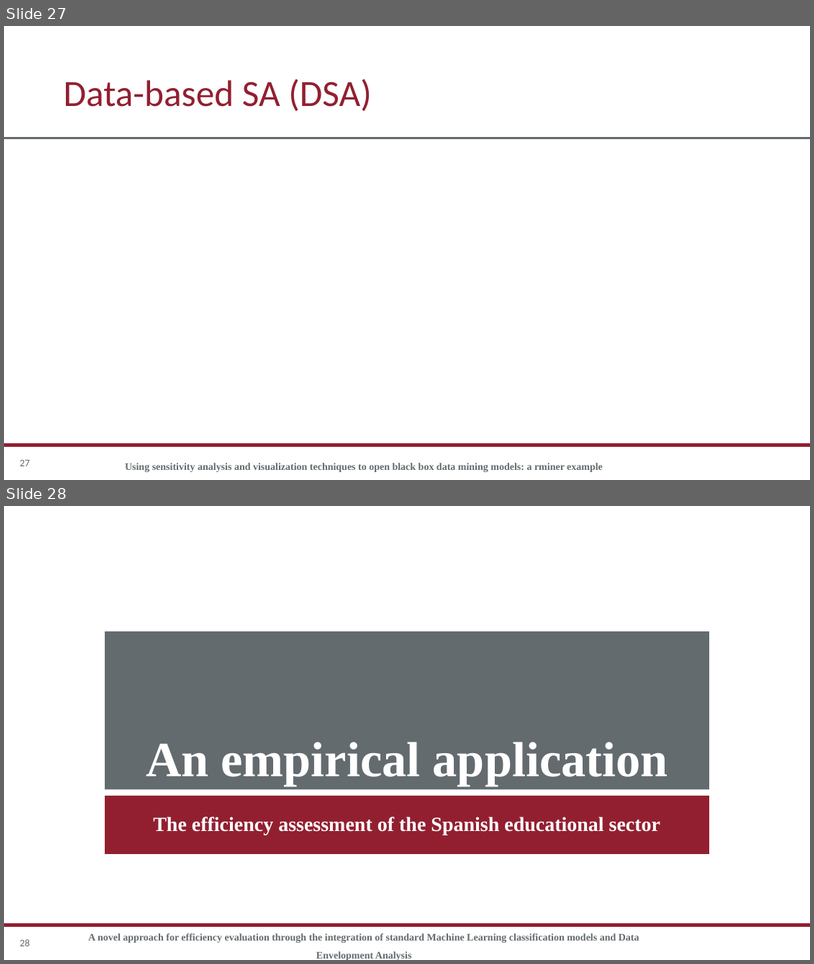
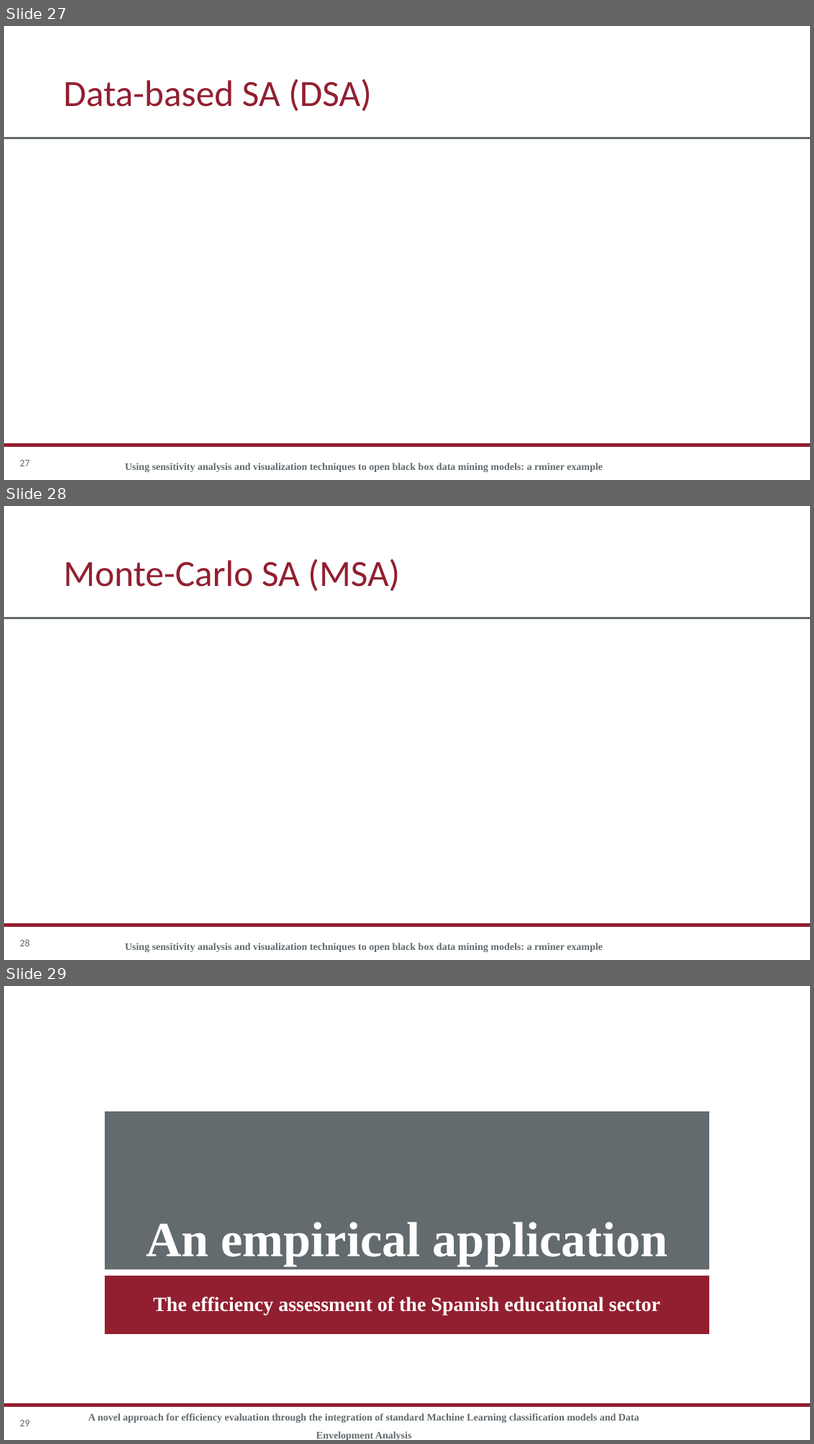
Before and after one commit to rgonzalezmoyano/Cafee, a slide deck: articulo 1 XAI/Apuntes/Sensitivity analysis/Presentación SA.pptx. Shown one above the other, each under a label of ours: slides 27 and 28 before the commit, slides 27, 28 and 29 after it. The pictures are 814x964 and 814x1444 pixels, drawn with LibreOffice and Linux fonts; fonts in the diff are those of the drawing; grey boxes stand for pictures; background and template pictures are left out. Boxes give left, top, right and bottom in pixels: in the first picture for what was removed or moved away, otherwise in the second. Text is boxed around its words. In the diff, an @@ line names an element or a change of style, - is before the commit and + after.

```diff
--- a/articulo 1 XAI/Apuntes/Sensitivity analysis/Presentación SA.pptx
+++ b/articulo 1 XAI/Apuntes/Sensitivity analysis/Presentación SA.pptx
@@ slide 28 added at box(4, 506, 810, 960), background #FFFFFF; not listed: 2 template elements that a slide beside it also shows @@
@@ title added at box(64, 559, 400, 591), 66 pt, text #921F30 @@
+Monte-Carlo SA (MSA)
@@ page number added at box(20, 939, 30, 946), 18 pt, text #636B6F @@
+28
@@ text added at box(125, 942, 603, 952), 18 pt, text #636B6F, bold @@
+Using sensitivity analysis and visualization techniques to open black box data mining models: a rminer example
@@ what was slide 28 is now slide 29 @@
@@ page number at box(20, 1419, 30, 1426): text changed @@
-28
+29
```
Also in this commit, not shown: 3 slides changed, 3 other files.
